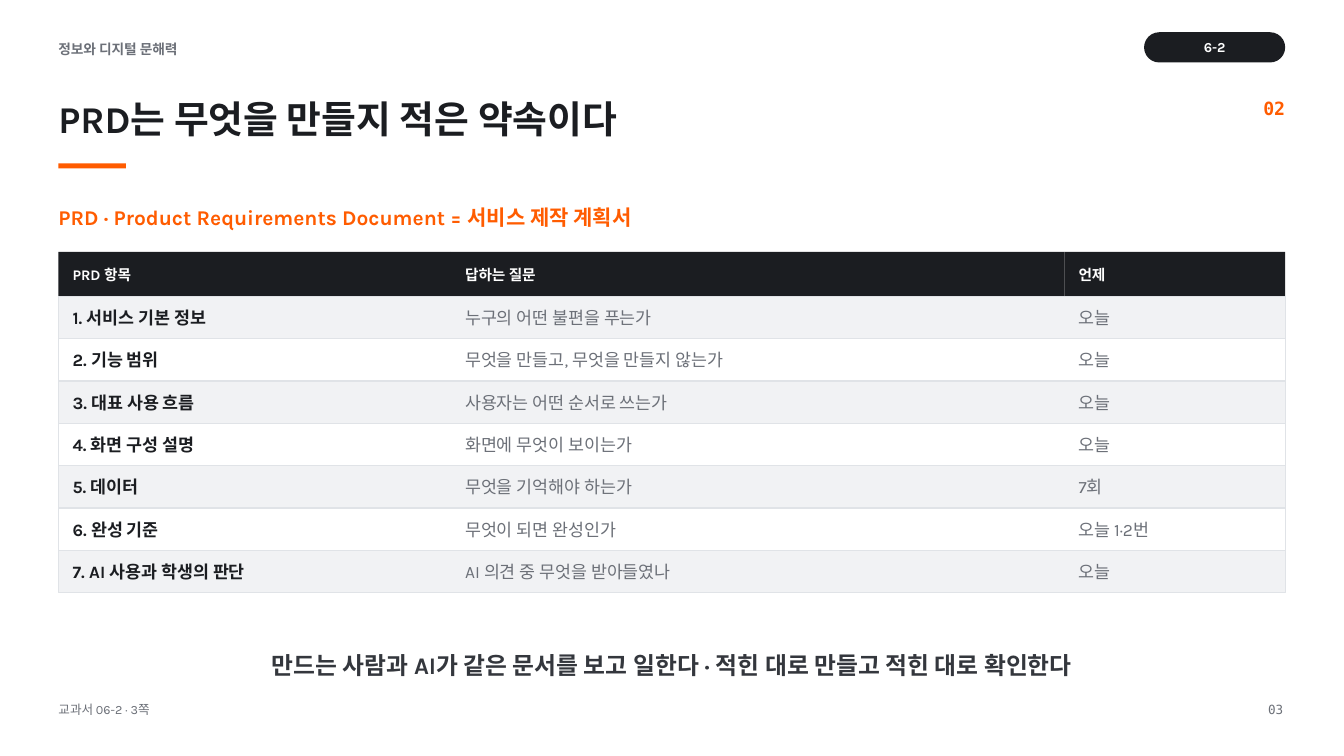
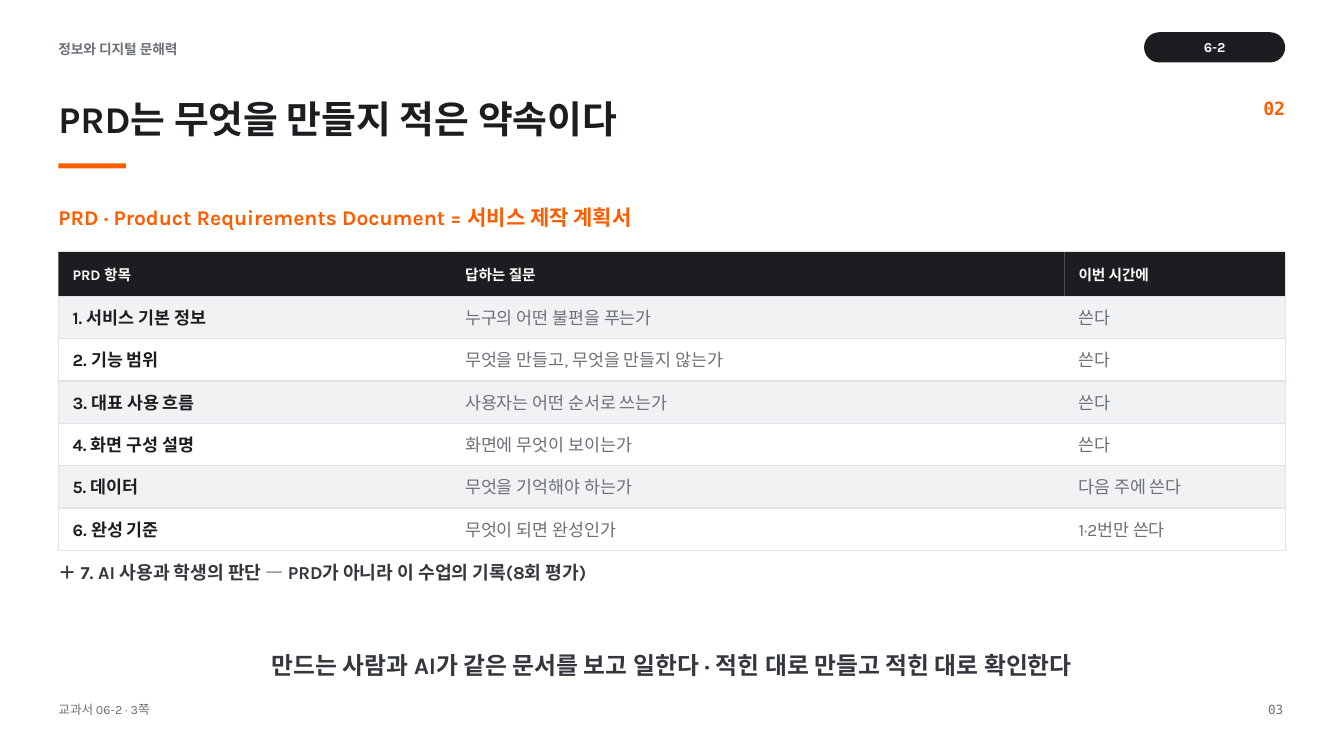
Before and after one commit to cozy819/2026-02__jdh, a slide deck: slide 3 of 06/ppt/06-2_서비스_제작_계획서_시작하기_v1.pptx. Drawn at 1344x756 pixels with LibreOffice and Linux fonts; fonts in the diff are those of the drawing. Boxes give left, top, right and bottom in pixels: in the first picture for what was removed or moved away, otherwise in the second. Text is boxed around its words. In the diff, an @@ line names an element or a change of style, - is before the commit and + after.

```diff
--- a/06/ppt/06-2_서비스_제작_계획서_시작하기_v1.pptx
+++ b/06/ppt/06-2_서비스_제작_계획서_시작하기_v1.pptx
@@ text at <box>1079,267,1149,282</box>: text changed @@
-언제
+이번 시간에
@@ text at <box>1079,309,1111,326</box>: text changed @@
-오늘
+쓴다
@@ text at <box>1079,351,1111,368</box>: text changed @@
-오늘
+쓴다
@@ text at <box>1079,394,1111,411</box>: text changed @@
-오늘
+쓴다
@@ text at <box>1079,436,1111,453</box>: text changed @@
-오늘
+쓴다
@@ text at <box>1079,478,1182,495</box>: text changed @@
-7회
+다음 주에 쓴다
@@ text at <box>1079,521,1165,538</box>: text changed @@
-오늘 1·2번
+1·2번만 쓴다
@@ rectangle removed at <box>58,551,1286,593</box> @@
@@ text at <box>81,563,587,581</box>: text changed; size 12.4 to 13 pt; text colour #1B1D21 to #34373D @@
-7. AI 사용과 학생의 판단
+＋ 7. AI 사용과 학생의 판단 — PRD가 아니라 이 수업의 기록(8회 평가)
@@ text removed at <box>465,563,671,580</box> @@
-AI 의견 중 무엇을 받아들였나
@@ text removed at <box>1079,564,1111,579</box> @@
-오늘
```
Also in this commit, not shown: 2 other slides changed, 7 other files.
